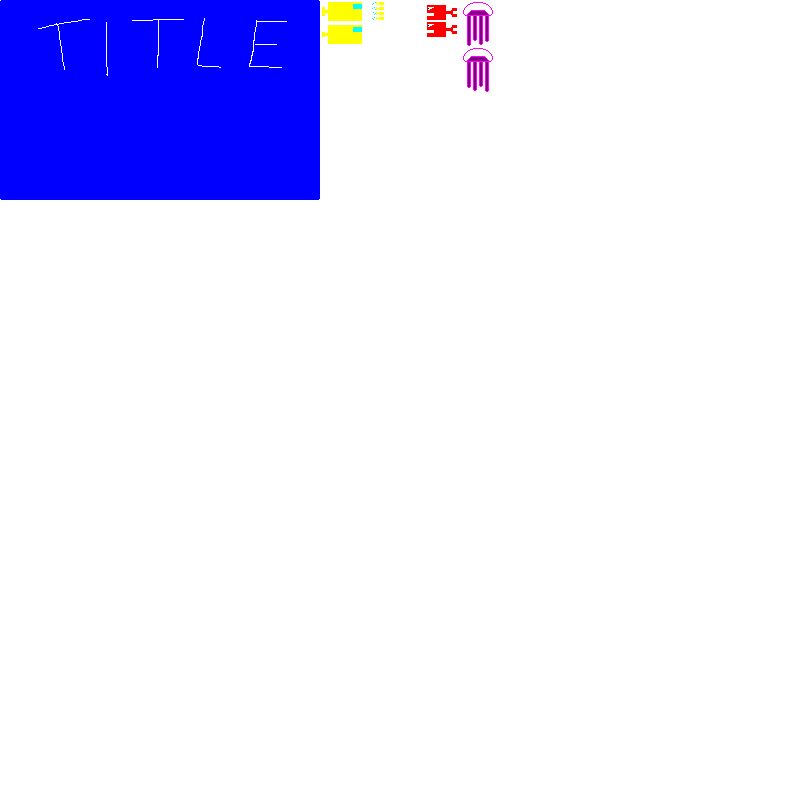
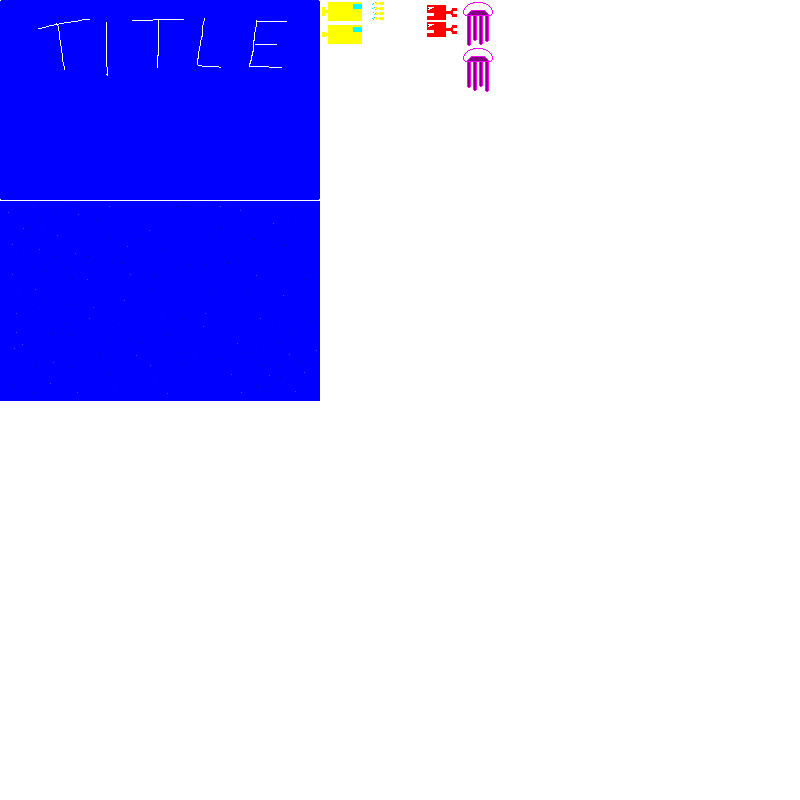
Layered file, before and after one edit (800 × 800). Changes by layer:
painted on "art" over (0, 201, 320, 401)
